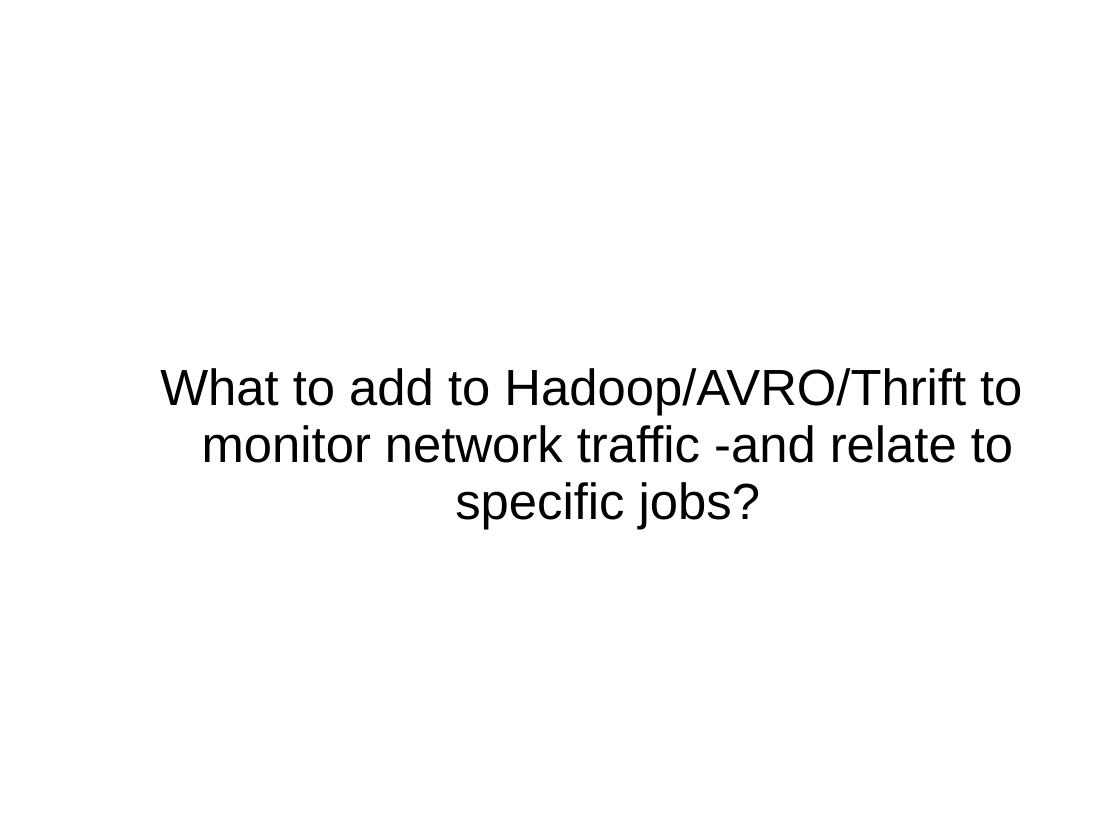
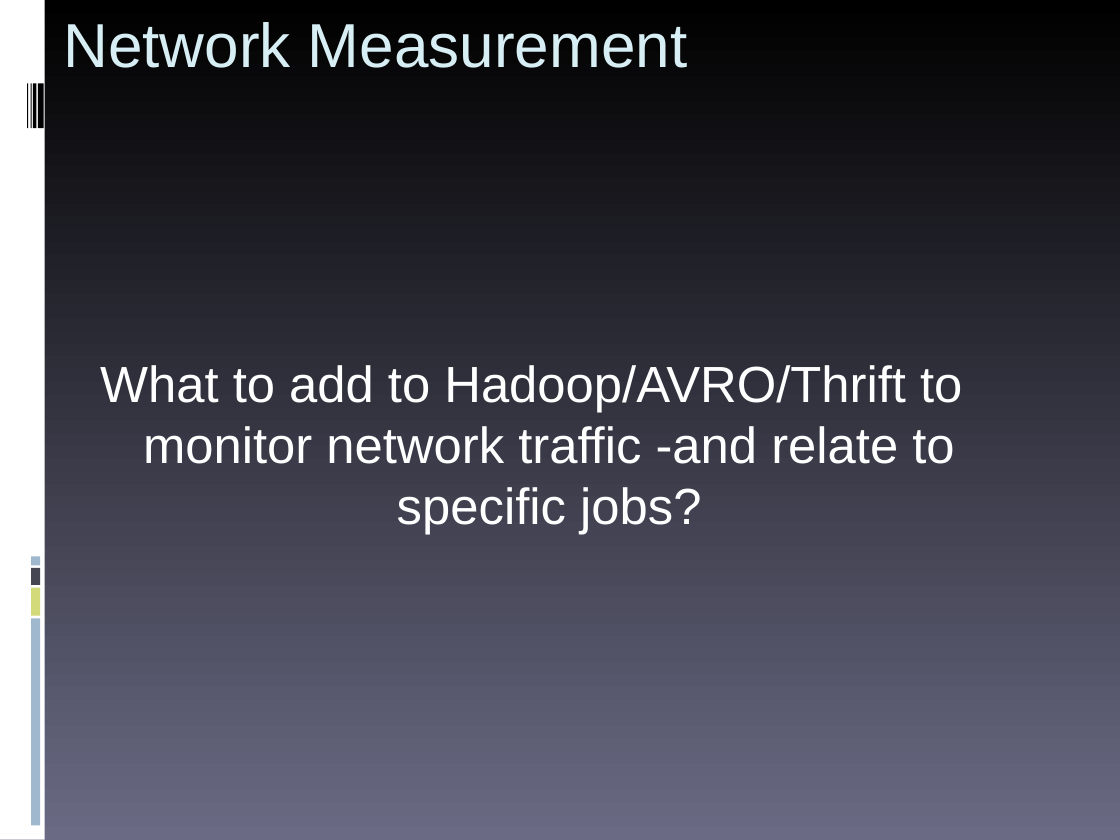
Before and after one commit to rhusar/smartfrog, a slide deck: slide 6 of core/components/hadoop/doc/workshop/benchmarking.ppt (slide 5 before the commit). Drawn at 1120x840 pixels with LibreOffice and Linux fonts; fonts in the diff are those of the drawing; background and template pictures are left out. Boxes give left, top, right and bottom in pixels: in the first picture for what was removed or moved away, otherwise in the second. Text is boxed around its words. In the diff, an @@ line names an element or a change of style, - is before the commit and + after.

```diff
--- a/core/components/hadoop/doc/workshop/benchmarking.ppt
+++ b/core/components/hadoop/doc/workshop/benchmarking.ppt
@@ background picture (left out) to gradient #000000 to #6A6A84 @@
@@ rectangle added at (0,0,45,839), fill #FFFFFF @@
@@ title "Network Measurement" at (63,22,687,68): text colour #FFFFFF to #D6EEF4, bold off; alignment centre to left; line spacing 0.93 to 1; vertical alignment middle to top @@
@@ rectangle added at (27,83,28,128), fill #000000 @@
@@ rectangle added at (30,83,32,128), fill #000000 @@
@@ rectangle added at (33,83,36,128), fill #000000 @@
@@ rectangle added at (38,83,44,128), fill #000000 @@
@@ subtitle "What to add to Hadoop/AVRO/Thrift ...": place and size @@
-subtitle "What to add to Hadoop/AVRO/Thrift ..." at (160,368,1022,529)
+subtitle "What to add to Hadoop/AVRO/Thrift ..." at (100,365,962,535)
@@ subtitle "What to add to Hadoop/AVRO/Thrift ..." at (100,365,962,535): text colour #000000 to #FFFFFF; indent changed; line spacing 0.93 to 1; more space between paragraphs @@
@@ rectangle added at (32,568,41,585), fill #464653 @@
@@ rectangle added at (32,557,41,566), fill #9FB8CD @@
@@ rectangle added at (32,587,41,616), fill #D2DA7A @@
@@ rectangle added at (32,619,41,826), fill #9FB8CD @@
```
Also in this commit, not shown: 6 other slides changed, 1 slide added.
